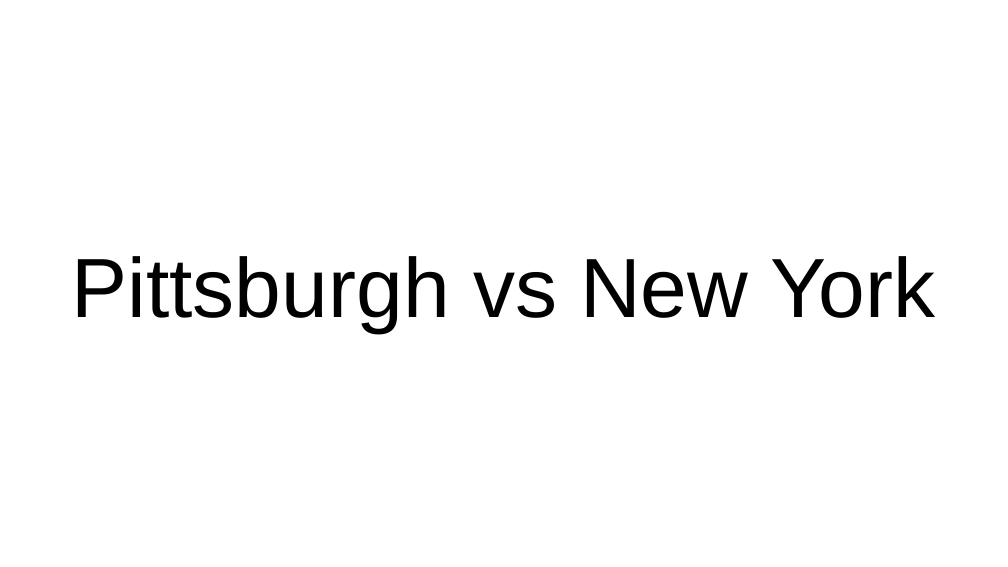
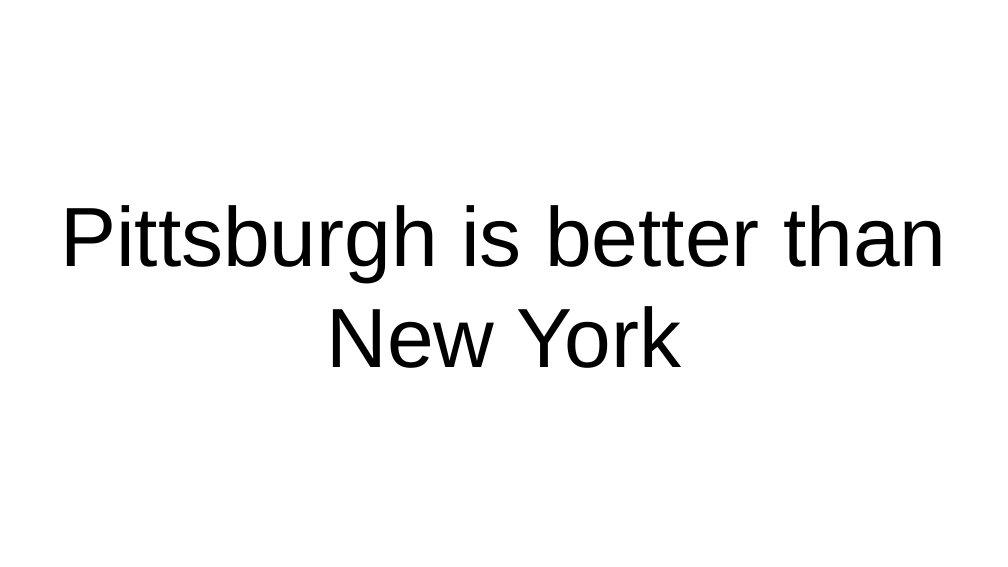
Before and after one commit to dssg/MLinPractice, a slide deck: slide 18 of Lectures/Lecture12-EthicsOverview.pptx. Drawn at 1008x567 pixels with LibreOffice and Linux fonts; fonts in the diff are those of the drawing. Boxes give left, top, right and bottom in pixels: in the first picture for what was removed or moved away, otherwise in the second. Text is boxed around its words. In the diff, an @@ line names an element or a change of style, - is before the commit and + after.

```diff
--- a/Lectures/Lecture12-EthicsOverview.pptx
+++ b/Lectures/Lecture12-EthicsOverview.pptx
@@ title at box(60, 205, 946, 368): text changed @@
-Pittsburgh vs New York
+Pittsburgh is better than New York
```
Also in this commit, not shown: 4 other slides changed, 3 slides added, 3 slides removed, 1 other file.
